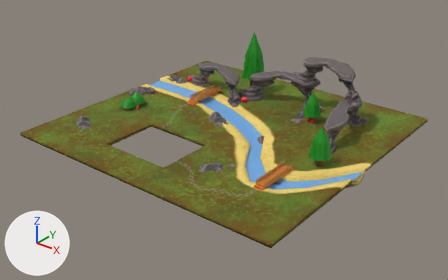
The glTF model public/meshes/map_meteorite.glb: old version first, new version second.
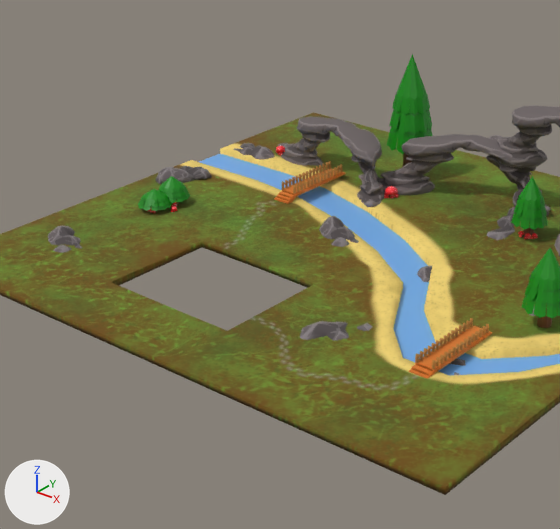
Each version appears first whole from a camera (50 mm lens) standing at (25.1, -24.9, 18.7) and looking at (2.1, 3.9, 0.8), and next in a close-up on the part from 12% to 73% of the width and 2% to 95% of the height. Lighting does not change. The marker at lower left points along +X, +Y and +Z. Where no turn or scale is listed for an object, it has been applied to the vertices. Vertices at the same position are counted once.

Objects in the first close-up: 'bridge', 'mini_stone', 'stone', 'tree', 'water', 'world'.
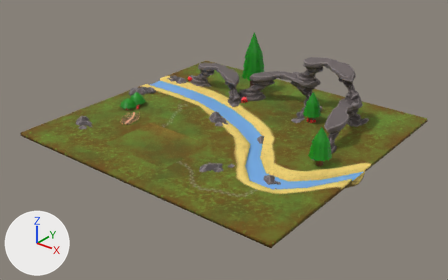
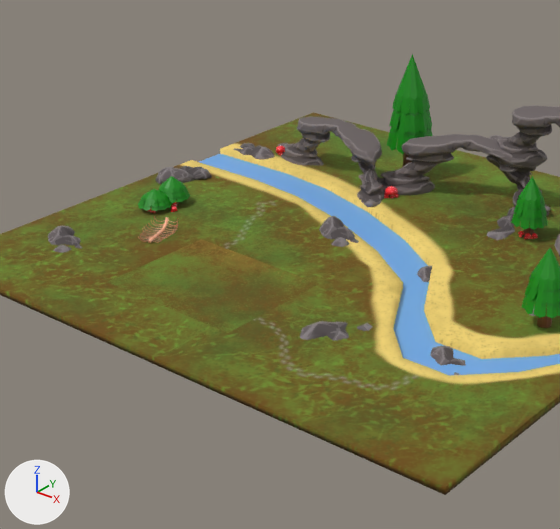
Edits to the bpy script that builds the scene:
```text
Add img_rib_albedo:
    img_rib_albedo = load_image('rib_albedo', '_unpacked/rib_albedo', 1024, 1024, 'sRGB')
Change mat_material_003:
    remove n2 = _N.new('ShaderNodeMix'); n2.name = 'Mix'
    remove n2.data_type = 'RGBA'
    remove n2.blend_type = 'MULTIPLY'
    remove n2.inputs[0].default_value = 1.0  # 'Factor'
    remove n3 = _N.new('ShaderNodeVertexColor'); n3.name = 'Color Attribute'
    where n0 = _N.new('ShaderNodeBsdfPrincipled'); n0.name = 'Principled BSDF'
    where n4 = _N.new('ShaderNodeTexImage'); n4.name = 'Image Texture'
    remove _L.new(n2.outputs[2], n0.inputs[0])  # 'Result' to 'Base Color'
    remove _L.new(n3.outputs[0], n2.inputs[7])  # 'Color' to 'B'
    remove _L.new(n4.outputs[0], n2.inputs[6])  # 'Color' to 'A'
    add _L.new(n4.outputs[0], n0.inputs[0])  # 'Color' to 'Base Color'
Change mat_cl_cylinder_opp:
    remove n2 = _N.new('ShaderNodeMix'); n2.name = 'Mix'
    remove n2.data_type = 'RGBA'
    remove n2.blend_type = 'MULTIPLY'
    remove n2.inputs[0].default_value = 1.0  # 'Factor'
    remove n3 = _N.new('ShaderNodeVertexColor'); n3.name = 'Color Attribute'
    where n0 = _N.new('ShaderNodeBsdfPrincipled'); n0.name = 'Principled BSDF'
    where n4 = _N.new('ShaderNodeTexImage'); n4.name = 'Image Texture'
    remove _L.new(n2.outputs[2], n0.inputs[0])  # 'Result' to 'Base Color'
    remove _L.new(n3.outputs[0], n2.inputs[7])  # 'Color' to 'B'
    remove _L.new(n4.outputs[0], n2.inputs[6])  # 'Color' to 'A'
    add _L.new(n4.outputs[0], n0.inputs[0])  # 'Color' to 'Base Color'
Add mat_material_002:
    mat_material_002 = principled_material('Material.002')
    mat_material_002.texture = img_rib_albedo
Change me_world:
    where me_world.from_pydata(...)  # 390 vertices, 780 faces; spans x -10.5..9.5, y -8.2..10.7, z -0.5..0.2
    used by ob_world; location = (2.11, 3.82, 1.07)
    me_world part 1: vertex colours changed
Change me_cl_cylinder_opp:
    where me_cl_cylinder_opp.from_pydata(...)  # 1080 vertices, 2120 faces; spans x -8.5..8.9, y -6.0..6.7, z -0.7..0.7
    used by ob_mini_stone; location = (0.29, 4.31, 1.15)
    me_cl_cylinder_opp part 2: vertex colours changed
Add me_world_001:
    me_world_001.from_pydata(...)  # 4 vertices, 2 faces; spans x -2.62..2.62, y -2.09..2.12, z 0.0
    me_world_001.materials.append(mat_material_003)  # picture img_world_basecolor
Add me_beziercurve_001:
    me_beziercurve_001.from_pydata(...)  # 7114 vertices, 14686 faces; spans x -1.2..0.11, y -0.32..1.25, z -0.14..0.3
    me_beziercurve_001.materials.append(mat_material_002)  # picture img_rib_albedo
Remove ob_bridge:
    ob_bridge = bpy.data.objects.new('bridge', me_cl_bridge_path_001)
    ob_bridge.location = (2.56, 4.41, 1.62)
Add ob_arene:
    ob_arene = bpy.data.objects.new('arene', me_world_001)
    ob_arene.location = (-0.23, 0.0, 1.3)
Add ob_rib:
    ob_rib = bpy.data.objects.new('Rib', me_beziercurve_001)
    ob_rib.location = (-3.64, 0.96, 1.43)
```

What differs and where, as boxes (x1, y1, x2, y2) in the close-ups (560 x 529 px):
'world', recoloured: (107, 158, 497, 381) in both
'arene', added (yellow): after (107, 239, 319, 333)
'bridge', deleted: before (274, 161, 492, 379)
    faces in mat_cl_bridge_path: (274, 169, 492, 379)
    faces in mat_cube_002: (282, 161, 489, 370)
'Rib', added (brown): after (138, 216, 178, 243)
